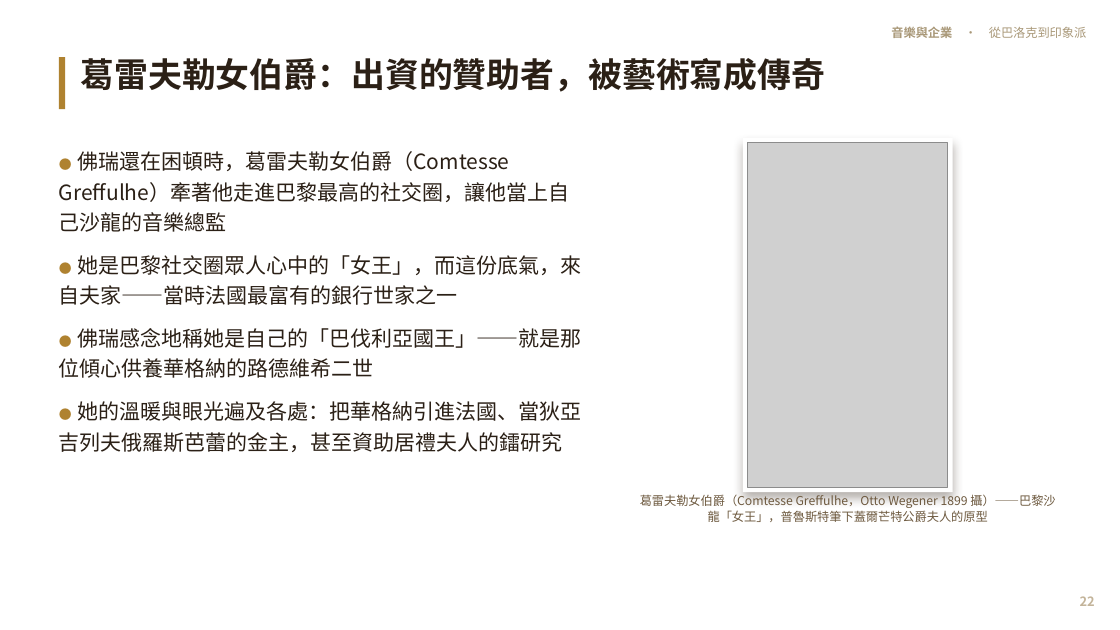
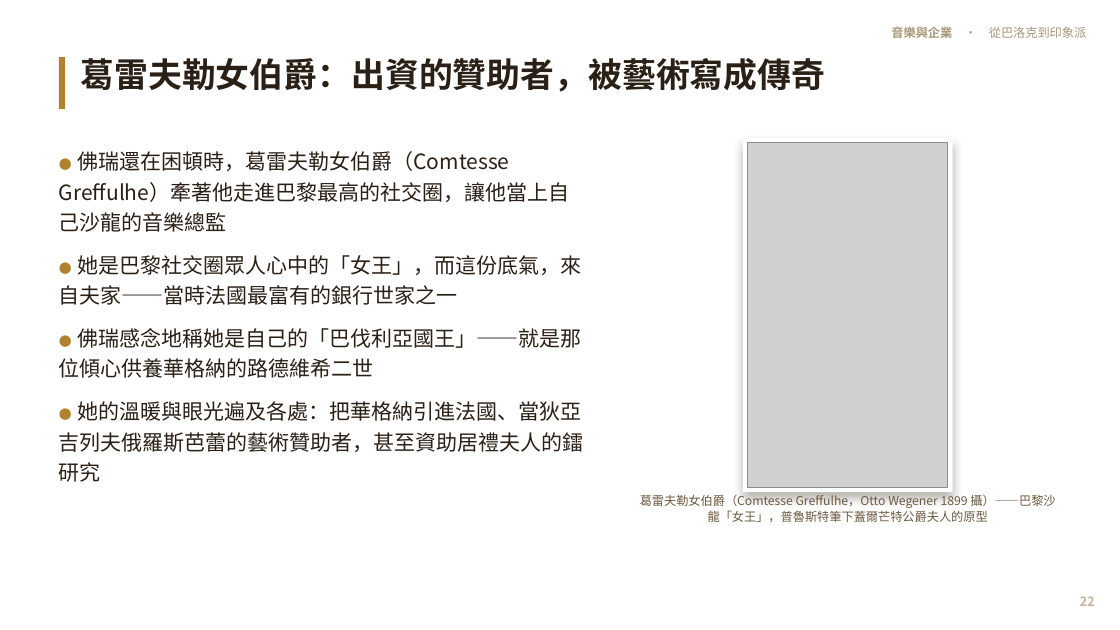
Before and after one commit to kblab2024/music-business-lecture, a slide deck: slide 22 of docs/downloads/音樂與企業-投影片.pptx. Drawn at 1120x630 pixels with LibreOffice and Linux fonts; fonts in the diff are those of the drawing; grey boxes stand for pictures. Boxes give left, top, right and bottom in pixels: in the first picture for what was removed or moved away, otherwise in the second. Text is boxed around its words. In the diff, an @@ line names an element or a change of style, - is before the commit and + after.

```diff
--- a/docs/downloads/音樂與企業-投影片.pptx
+++ b/docs/downloads/音樂與企業-投影片.pptx
@@ text at (59,401,584,482): text changed @@
-● 她的溫暖與眼光遍及各處：把華格納引進法國、當狄亞吉列夫俄羅斯芭蕾的金主，甚至資助居禮夫人的鐳研究
+● 她的溫暖與眼光遍及各處：把華格納引進法國、當狄亞吉列夫俄羅斯芭蕾的藝術贊助者，甚至資助居禮夫人的鐳研究
```
Also in this commit, not shown: 13 other slides changed, 7 other files.
